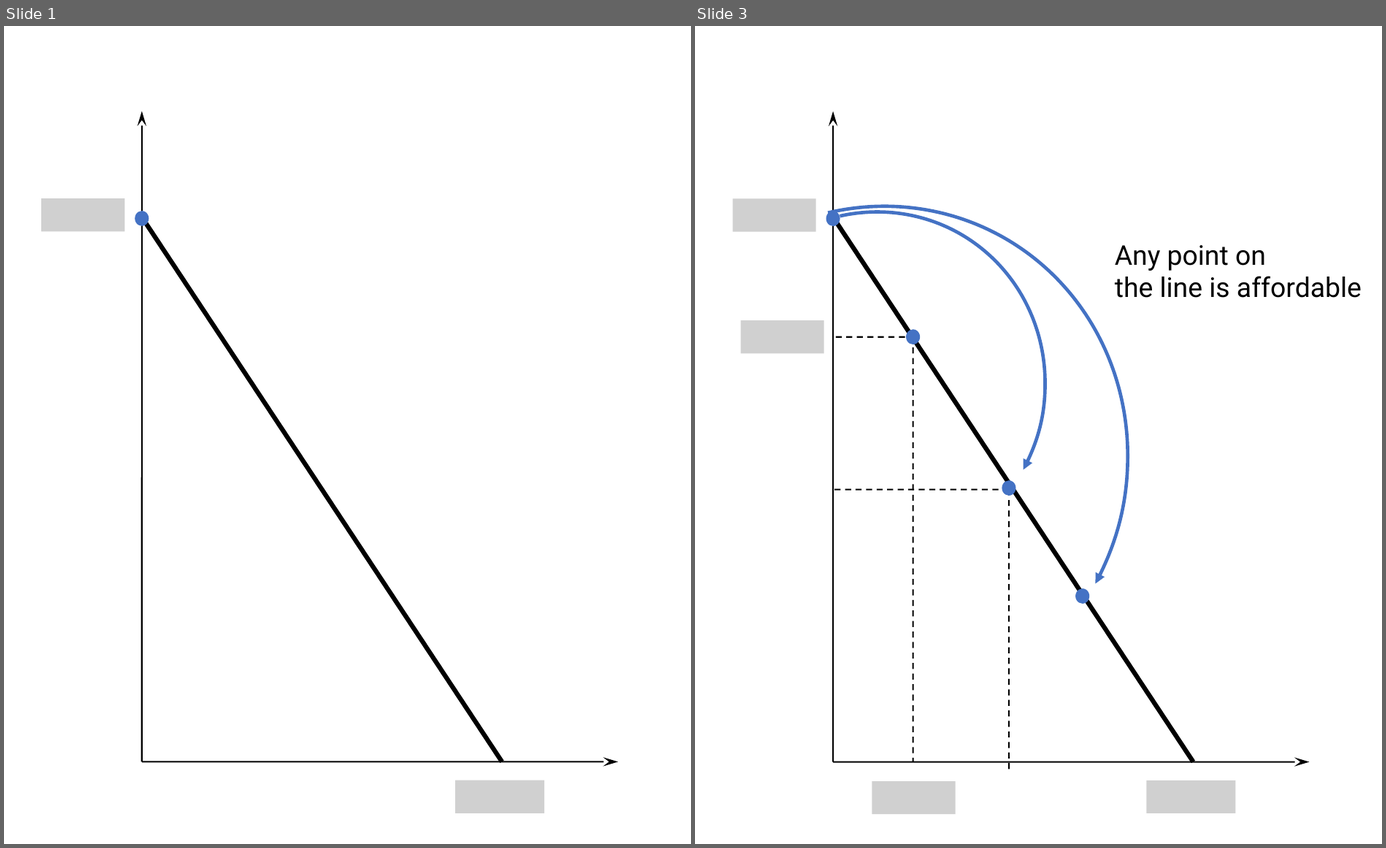
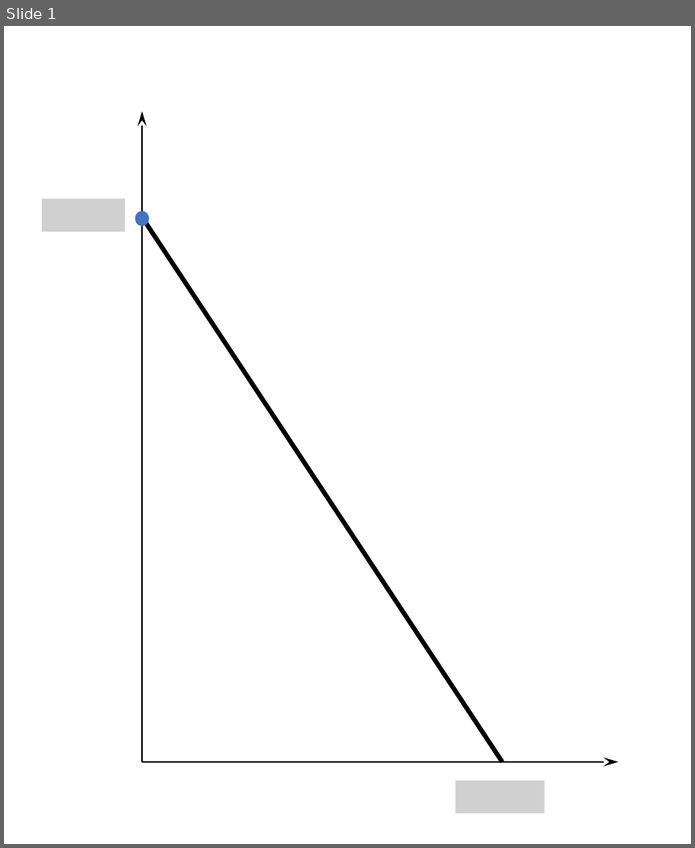
Before and after one commit to peteawag/ECO00001I-A-Microeconomics-II-2019, a slide deck: img/insurance.pptx. Shown side by side, each under a label of ours: slides 1 and 3 before the commit, slide 1 after it; the slides between them are not shown. The pictures are 1386x848 and 695x848 pixels, drawn with LibreOffice and Linux fonts; fonts in the diff are those of the drawing; grey boxes stand for pictures. Boxes give left, top, right and bottom in pixels: in the first picture for what was removed or moved away, otherwise in the second. Text is boxed around its words. In the diff, an @@ line names an element or a change of style, - is before the commit and + after.

```diff
--- a/img/insurance.pptx
+++ b/img/insurance.pptx
@@ slide 3 removed at (695, 26, 1382, 844), background #FFFFFF @@
@@ arc (boxed as its full ellipse) removed at (695, 117, 1220, 814) @@
@@ arc (boxed as its full ellipse) removed at (695, 150, 1107, 627) @@
@@ group removed at (732, 111, 1309, 762): 2 arrows, 1 line, 1 ellipse, 1 picture @@
@@ text removed at (1115, 245, 1361, 298) @@
-Any point on
-the line is affordable
@@ picture removed at (741, 320, 823, 353) @@
@@ ellipse removed at (905, 329, 920, 344) @@
@@ line removed from (915, 337) to (834, 337) @@
@@ line removed from (913, 337) to (913, 762) @@
@@ ellipse removed at (1002, 481, 1015, 496) @@
@@ line removed from (1009, 490) to (834, 490) @@
@@ line removed from (1009, 490) to (1009, 772) @@
@@ ellipse removed at (1075, 589, 1090, 604) @@
@@ picture removed at (872, 781, 954, 813) @@
@@ picture removed at (1146, 781, 1236, 813) @@
```
Also in this commit, not shown: 1 other slide removed, 2 other files.
